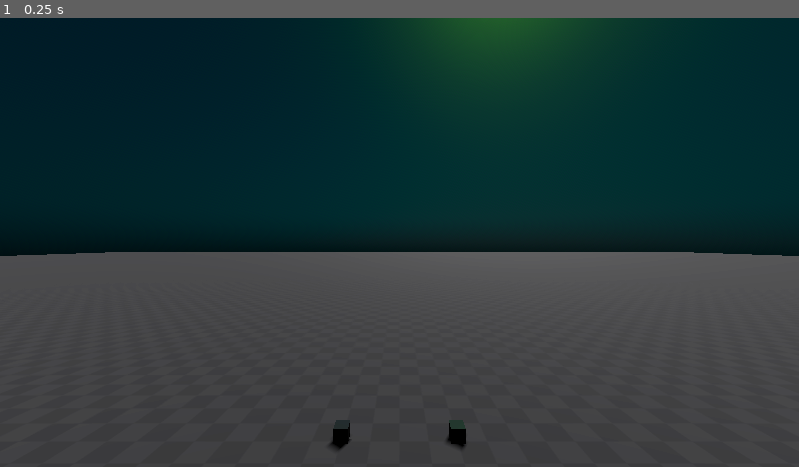
Above: before the commit, frame 1.
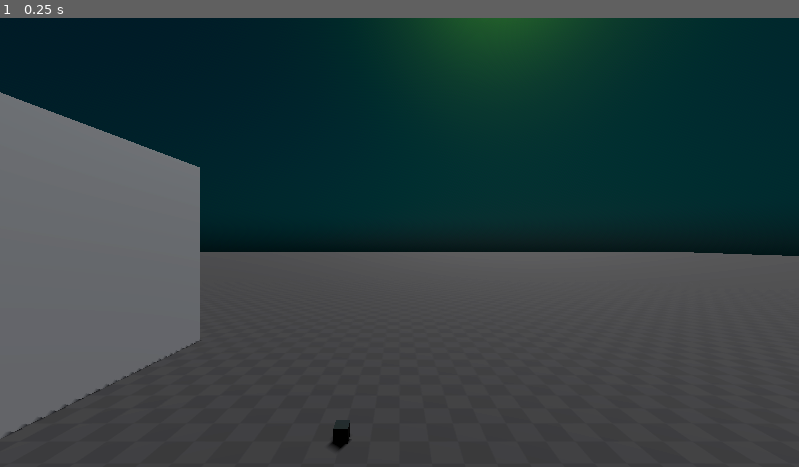
Above: after the commit, the same moment.

Repository: JD-The-65th/cyberbreak
Game: Godot game, scene res://levels/testing_environment.tscn
Same seed, same stepped clock (60 frames per second), same inputs: the game is played once before the commit and once after it.
Inputs:
- Up to frame 1 (0.25 s): no input

The runs differ from the first frame. In frame 1, 15% of the frame differs, in the area x 0-59%, y 16-96%.

Commit message:
Add a wall.

Diff:
--- a/levels/testing_environment.tscn
+++ b/levels/testing_environment.tscn
@@ -38,6 +38,12 @@
 
 [sub_resource type="ConcavePolygonShape3D" id="ConcavePolygonShape3D_o5pmh"]
 data = PackedVector3Array(-50, 1, 50, 50, 1, 50, -50, -1, 50, 50, 1, 50, 50, -1, 50, -50, -1, 50, 50, 1, -50, -50, 1, - …(356 unchanged characters)…
+
+[sub_resource type="BoxMesh" id="BoxMesh_wrg6n"]
+size = Vector3(4, 3, 0.5)
+
+[sub_resource type="ConcavePolygonShape3D" id="ConcavePolygonShape3D_lbnb3"]
+data = PackedVector3Array(-2, 1.5, 0.25, 2, 1.5, 0.25, -2, -1.5, 0.25, 2, 1.5, 0.25, 2, -1.5, 0.25, -2, -1.5, 0.25, 2, 1.5, -0.25, -2, 1.5, -0.25, 2, -1.5, -0.25, -2, 1.5, -0.25, -2, -1.5, -0.25, 2, -1.5, -0.25, 2, 1.5, 0.25, 2, 1.5, -0.25, 2, -1.5, 0.25, 2, 1.5, -0.25, 2, -1.5, -0.25, 2, -1.5, 0.25, -2, 1.5, -0.25, -2, 1.5, 0.25, -2, -1.5, -0.25, -2, 1.5, 0.25, -2, -1.5, 0.25, -2, -1.5, -0.25, 2, 1.5, 0.25, -2, 1.5, 0.25, 2, 1.5, -0.25, -2, 1.5, 0.25, -2, 1.5, -0.25, 2, 1.5, -0.25, -2, -1.5, 0.25, 2, -1.5, 0.25, -2, -1.5, -0.25, 2, -1.5, 0.25, 2, -1.5, -0.25, -2, -1.5, -0.25)
 
 [node name="Testing Environment" type="Node3D"]
 
@@ -86,8 +92,6 @@
 transform = Transform3D(1, 0, 0, 0, 1, 0, 0, 0, 1, 0.5, 1, -0.5)
 tracker = &"right_hand"
 
-[node name="FunctionPickup" parent="XROrigin3D/RightHand" instance=ExtResource("4_trjg1")]
-
 [node name="FunctionTeleport" parent="XROrigin3D/RightHand" instance=ExtResource("7_fvlwf")]
 valid_teleport_mask = 4291100657
 teleport_button_action = "primary_click"
@@ -96,10 +100,20 @@
 
 [node name="RightPhysicsHand" parent="XROrigin3D/RightHand" instance=ExtResource("9_1yrn1")]
 
+[node name="StaticBody3D" type="StaticBody3D" parent="XROrigin3D/RightHand"]
+transform = Transform3D(1, 0, 0, 0, 1, 0, 0, 0, 1, 0.00526053, -0.0380732, 0.115932)
+
 [node name="PlayerBody" parent="XROrigin3D" instance=ExtResource("8_jgb4u")]
 
 [node name="SquareBase" parent="." instance=ExtResource("9_tbnho")]
 transform = Transform3D(1, 0, 0, 0, 1, 0, 0, 0, 1, -0.5, 0.0625, -2.53577)
 
-[node name="SquareBase2" parent="." instance=ExtResource("9_tbnho")]
-transform = Transform3D(1, 0, 0, 0, 1, 0, 0, 0, 1, 0.5, 0.0625, -2.53577)
+[node name="Wall" type="MeshInstance3D" parent="."]
+transform = Transform3D(-4.37114e-08, 0, 1, 0, 1, 0, -1, 0, -4.37114e-08, -3.70755, 1.4, -3.06624)
+mesh = SubResource("BoxMesh_wrg6n")
+skeleton = NodePath("")
+
+[node name="Wall" type="StaticBody3D" parent="Wall"]
+
+[node name="CollisionShape3D" type="CollisionShape3D" parent="Wall/Wall"]
+shape = SubResource("ConcavePolygonShape3D_lbnb3")
Not shown: 1 places in levels/testing_environment.tscn that only renumber resources
